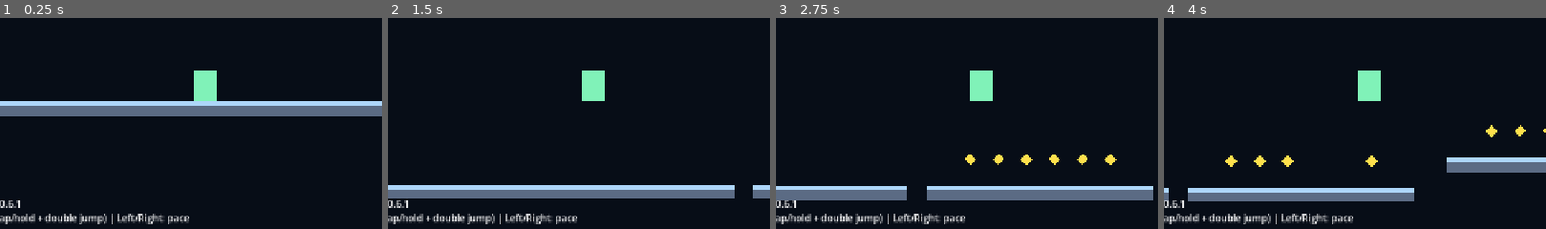
Above: before the commit, frames 1-4 (left to right).
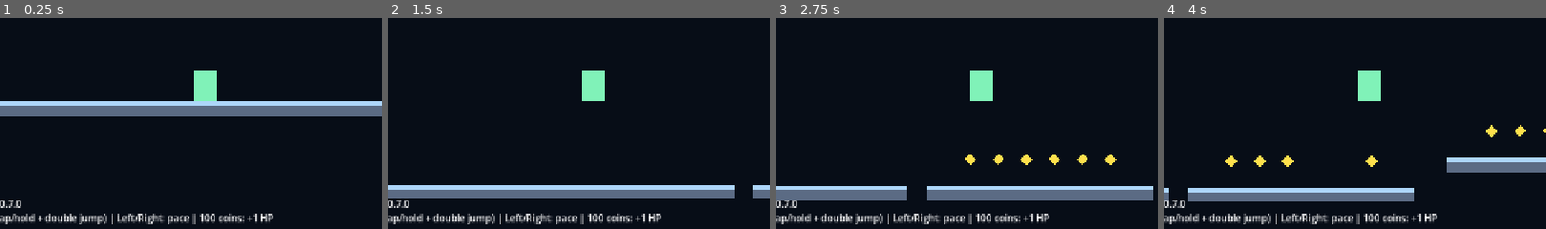
Above: after the commit, the same moments.

Repository: DKE-DEV-33/Endless-Runner-Redux
Game: Godot game, scene res://scenes/Main.tscn
The game is run twice, just before and just after one commit, with the same random seed, the same clock (stepped at 60 frames per second) and the same inputs.
Inputs:
- Up to frame 1 (0.25 s): no input
- Up to frame 2 (1.5 s): hold Space (jump) 0.53-1.28 s; hold Right (ui_right) from 0.53 s (still down); tap Space (jump) at 1.35 s
- Up to frame 3 (2.75 s): tap Space (jump) at 1.52, 1.82 s; release Right (ui_right) at 2.03 s; hold Left (ui_left) from 2.03 s (still down); hold Space (jump) from 2.03 s (still down)
- Up to frame 4 (4 s): keep holding Left (ui_left); release Space (jump) at 2.78 s; tap Space (jump) at 2.85, 3.02, 3.32 s; hold Space (jump) from 3.53 s (still down)
The pictures show only the part of the screen within x 11-61%, y 50-100%; the shares and areas given below are measured in that part.

The runs differ from the first frame. In frame 1, 0.6% of the frame differs, in the area x 2-72%, y 86-98%; in frame 2, 0.6%; in frame 3, 0.6%; in frame 4, 0.6%.

Commit message:
Add rare health pickups, 100-coin bonus hearts, and alt route platforms

Diff:
--- a/scenes/Main.tscn
+++ b/scenes/Main.tscn
@@ -69,4 +69,4 @@
 offset_top = 666.0
 offset_right = 500.0
 offset_bottom = 694.0
-text = "Version: build-0.6.1"
+text = "Version: build-0.7.0"
--- a/scripts/main.gd
+++ b/scripts/main.gd
@@ -1,5 +1,5 @@
 extends Node2D
-const BUILD_VERSION: String = "build-0.6.1"
+const BUILD_VERSION: String = "build-0.7.0"
 
 const PLATFORM_THICKNESS: float = 24.0
 const PLAYER_AHEAD_SPAWN: float = 1650.0
@@ -16,6 +16,8 @@
 const RIFT_MAX_SECONDS: float = 28.0
 const RIFT_DURATION: float = 6.0
 const MISSION_BONUS_BASE: int = 500
+const MAX_HEALTH: int = 5
+const COINS_PER_BONUS_HEART: int = 100
 
 const LANE_Y: Array[float] = [448.0, 398.0, 352.0, 308.0]
 
@@ -34,6 +36,8 @@
 var distance_score: int = 0
 var bonus_score: int = 0
 var health: int = 3
+var total_coins_collected: int = 0
+var next_bonus_heart_at: int = COINS_PER_BONUS_HEART
 var mission_target: int = 40
 var mission_progress: int = 0
 var mission_tier: int = 1
@@ -53,6 +57,7 @@
 var platforms: Array[Node2D] = []
 var coins: Array[Area2D] = []
 var hazards: Array[Area2D] = []
+var health_pickups: Array[Area2D] = []
 
 func _ready() -> void:
 	rng.randomize()
@@ -66,7 +71,7 @@
 	health_label.text = "Health: %d" % health
 	status_label.text = "Status: BOOTSTRAP"
 	mission_label.text = _mission_text()
-	info_label.text = "Space: Jump (tap/hold + double jump) | Left/Right: pace"
+	info_label.text = "Space: Jump (tap/hold + double jump) | Left/Right: pace | 100 coins: +1 HP"
 	version_label.text = "Version: %s" % BUILD_VERSION
 
 func _process(delta: float) -> void:
@@ -130,6 +135,8 @@
 
 	_place_coins(next_spawn_x, y, segment_len, lane)
 	_place_hazards(next_spawn_x, y, segment_len, lane)
+	_maybe_place_health_pickup(next_spawn_x, y, segment_len, lane)
+	_maybe_spawn_alt_route(next_spawn_x, segment_len, lane)
 
 	var gap: float = _safe_gap_for_transition(last_lane, lane)
 	next_spawn_x += segment_len + gap
@@ -235,6 +242,47 @@
 	hazards.append(hazard)
 	add_child(hazard)
 
+func _maybe_place_health_pickup(x: float, y: float, width: float, lane: int) -> void:
+	if lane > 2:
+		return
+	var chance: float = 0.045
+	if rift_active:
+		chance = 0.03
+	if rng.randf() > chance:
+		return
+	var min_offset: float = minf(100.0, width * 0.35)
+	var max_offset: float = maxf(min_offset + 8.0, width - 70.0)
+	var hx: float = x + rng.randf_range(min_offset, max_offset)
+	var hy: float = y - 72.0
+	var pickup: Area2D = _create_health_pickup(Vector2(hx, hy))
+	health_pickups.append(pickup)
+	add_child(pickup)
+
+func _maybe_spawn_alt_route(x: float, width: float, lane: int) -> void:
+	if rng.randf() > 0.22:
+		return
+	var candidates: Array[int] = []
+	if lane > 0:
+		candidates.append(lane - 1)
+	if lane < LANE_Y.size() - 1:
+		candidates.append(lane + 1)
+	if candidates.is_empty():
+		return
+	var alt_lane: int = candidates[rng.randi_range(0, candidates.size() - 1)]
+	var alt_width: float = clampf(width * rng.randf_range(0.48, 0.72), 170.0, 290.0)
+	var min_start: float = x + 70.0
+	var max_start: float = x + width - alt_width - 45.0
+	if max_start <= min_start:
+		return
+	var alt_x: float = rng.randf_range(min_start, max_start)
+	var alt_y: float = LANE_Y[alt_lane]
+	var alt_platform: StaticBody2D = _create_platform(alt_x, alt_y, alt_width)
+	platforms.append(alt_platform)
+	add_child(alt_platform)
+	_place_coins(alt_x, alt_y, alt_width, alt_lane)
+	if rng.randf() < 0.4:
+		_maybe_place_health_pickup(alt_x, alt_y, alt_width, alt_lane)
+
 func _create_coin(pos: Vector2) -> Area2D:
 	var area: Area2D = Area2D.new()
 	area.position = pos
@@ -275,10 +323,37 @@
 	area.body_entered.connect(_on_hazard_body_entered)
 	return area
 
+func _create_health_pickup(pos: Vector2) -> Area2D:
+	var area: Area2D = Area2D.new()
+	area.position = pos
+
+	var shape: CollisionShape2D = CollisionShape2D.new()
+	var circle: CircleShape2D = CircleShape2D.new()
+	circle.radius = 12.0
+	shape.shape = circle
+	area.add_child(shape)
+
+	var core: Polygon2D = Polygon2D.new()
+	core.polygon = PackedVector2Array([
+		Vector2(-10, -4), Vector2(-4, -4), Vector2(-4, -10), Vector2(4, -10),
+		Vector2(4, -4), Vector2(10, -4), Vector2(10, 4), Vector2(4, 4),
+		Vector2(4, 10), Vector2(-4, 10), Vector2(-4, 4), Vector2(-10, 4)
+	])
+	core.color = Color(0.40, 0.96, 0.50)
+	area.add_child(core)
+
+	area.body_entered.connect(_on_health_pickup_body_entered.bind(area))
+	return area
+
 func _on_coin_body_entered(body: Node, coin: Area2D) -> void:
 	if body != player:
 		return
 	bonus_score += 25
+	total_coins_collected += 1
+	while total_coins_collected >= next_bonus_heart_at:
+		_apply_health_delta(1)
+		next_bonus_heart_at += COINS_PER_BONUS_HEART
+		info_label.text = "Coin milestone reached! +1 HP | Next at %d coins" % next_bonus_heart_at
 	if mission_type == MissionType.COINS:
 		mission_progress += 1
 	coins.erase(coin)
@@ -287,11 +362,17 @@
 func _on_hazard_body_entered(body: Node) -> void:
 	if body != player:
 		return
-	health -= 1
+	_apply_health_delta(-1)
 	mission_no_hit_start_x = player.global_position.x
-	health_label.text = "Health: %d" % health
 	if health <= 0:
 		get_tree().change_scene_to_file("res://scenes/Menu.tscn")
+
+func _on_health_pickup_body_entered(body: Node, pickup: Area2D) -> void:
+	if body != player:
+		return
+	_apply_health_delta(1)
+	health_pickups.erase(pickup)
+	pickup.queue_free()
 
 func _cleanup_old() -> void:
 	var limit: float = player.global_position.x - DESPAWN_BEHIND
@@ -310,6 +391,11 @@
 		if h.global_position.x < limit:
 			hazards.erase(h)
 			h.queue_free()
+
+	for hp: Area2D in health_pickups.duplicate():
+		if hp.global_position.x < limit:
+			health_pickups.erase(hp)
+			hp.queue_free()
 
 func _pick_reachable_lane(previous_lane: int) -> int:
 	var picked: int = rng.randi_range(maxi(0, previous_lane - 1), mini(LANE_Y.size() - 1, previous_lane + 1))
@@ -397,3 +483,7 @@
 		MissionType.NO_HIT_DISTANCE:
 			return "Mission %d: No-hit %dpx (%d/%d)%s" % [mission_tier, mission_target, mission_progress, mission_target, suffix]
 	return "Mission: --"
+
+func _apply_health_delta(delta: int) -> void:
+	health = clampi(health + delta, 0, MAX_HEALTH)
+	health_label.text = "Health: %d" % health
